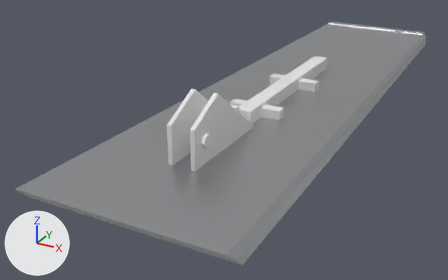
Two versions of the FBX model art/export/nozzle_petal_13_visible.fbx, one commit apart.
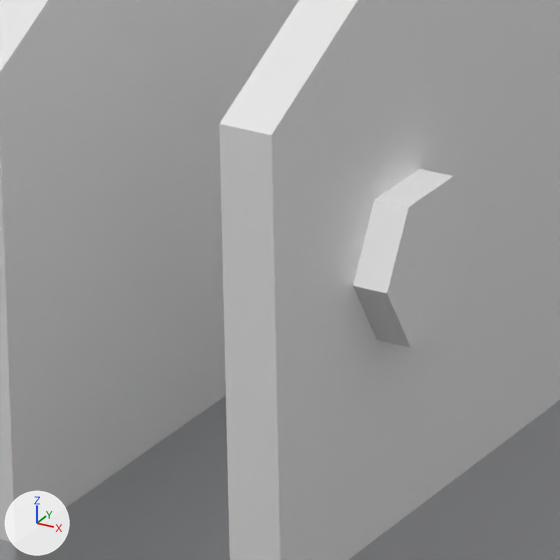
Each version is shown whole from a 50 mm camera at (0.184, -0.2138, 0.1652) aimed at (-0.0395, 0.1925, -0.038), then close up on the part from 38% to 49% of the width and 43% to 60% of the height. Arrows for +X, +Y and +Z are at lower left; the lights stay in place. The first two pictures are the older version. Where no turn or scale is listed for an object, it has been applied to the vertices.

Objects in the first close-up: 'nozzle_petal_13_visible'.
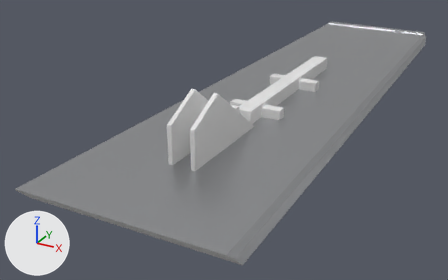
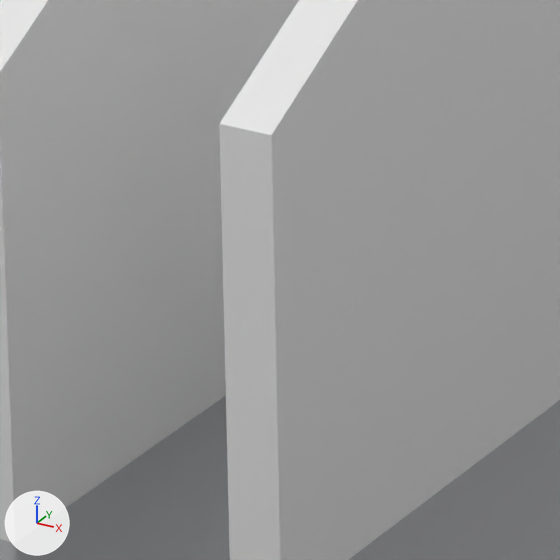
The change, as a list of edits to the scene's bpy script:
```text
Change me_nozzle_petal_13_visible_002:
    used by ob_nozzle_petal_13_visible; location = (0.0, 0.0, 0.0)
    remove me_nozzle_petal_13_visible_002.from_pydata(...)  # 96 vertices, 92 faces; spans x -0.07..0.07, y 0.0..0.48, z -0.013..0.04
    add me_nozzle_petal_13_visible_002.from_pydata(...)  # 72 vertices, 64 faces; spans x -0.07..0.07, y 0.0..0.48, z -0.013..0.04
    me_nozzle_petal_13_visible_002 part 1: the loose piece of 12 vertices spanning x 0.009..0.011, y 0.076..0.085, z 0.011..0.019 is deleted
    other edits to the shape of me_nozzle_petal_13_visible_002 do not show in these pictures
```

Where the change shows, as pixel boxes [x1, y1, x2, y2] in the close-ups (560 x 560 px):
part 1 of me_nozzle_petal_13_visible_002, deleted
    before: [353, 169, 476, 348]
